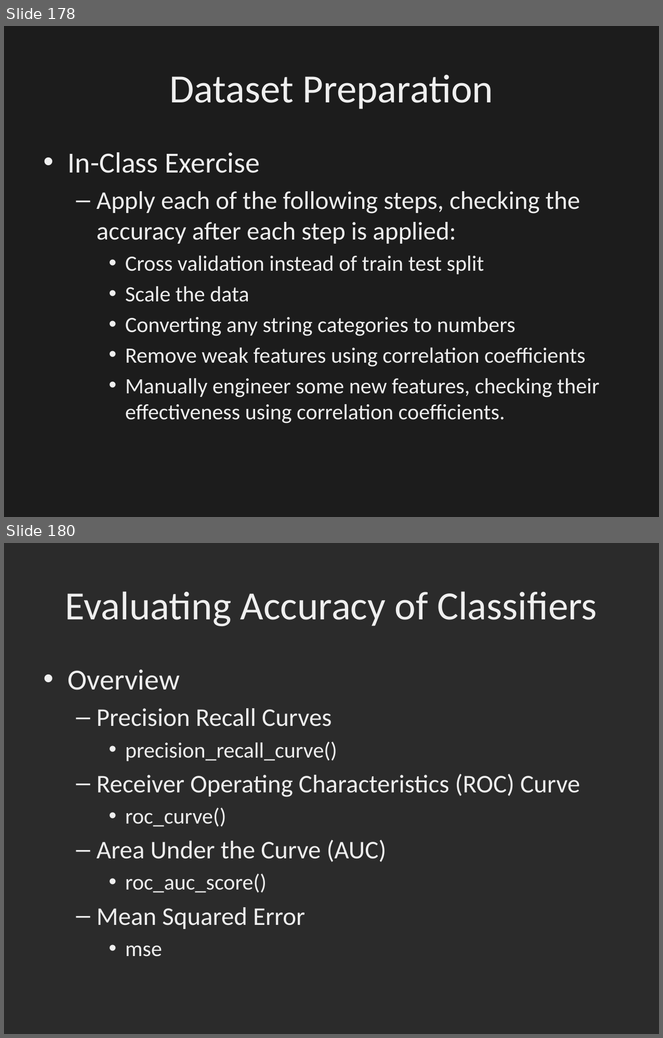
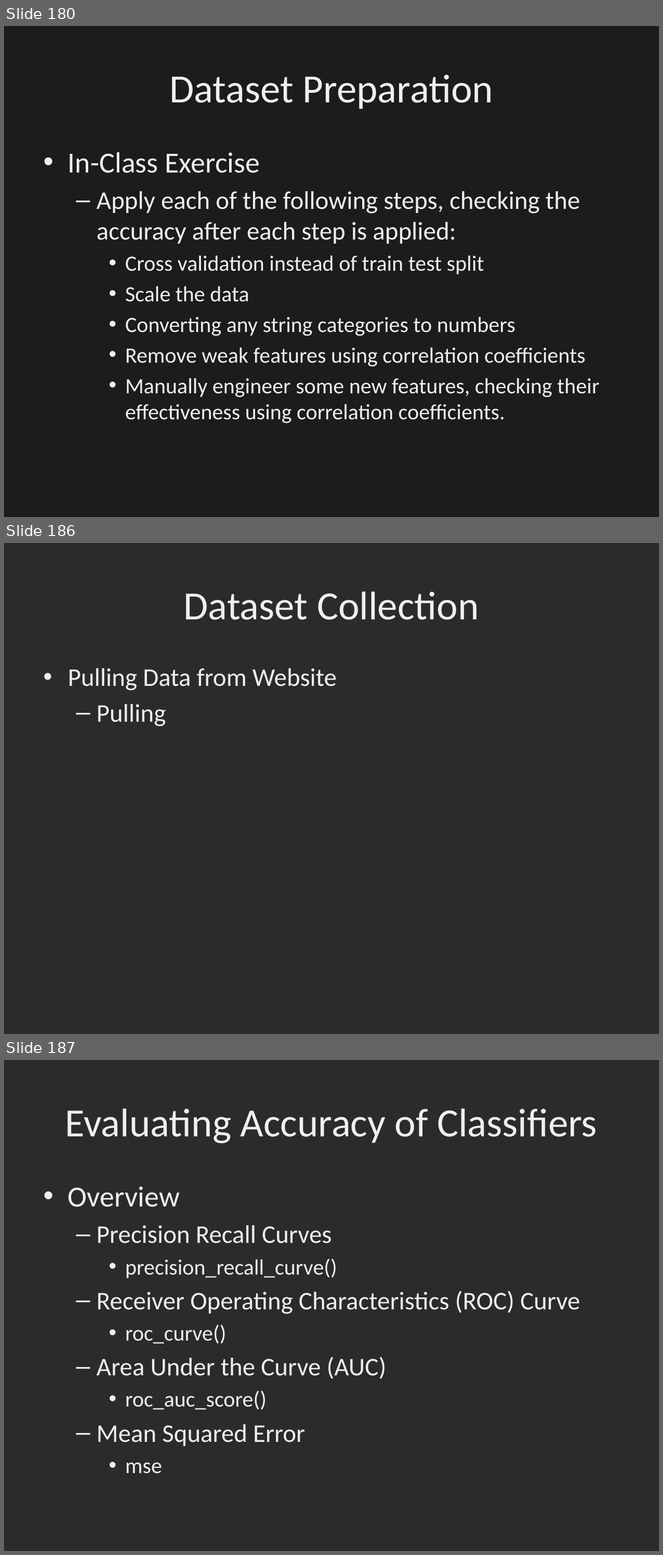
Before and after one commit to dbowmans46/PracticalProgramming, a slide deck: Session 7 - Python/Instructional Material/Session 7 - Python Brief Intro to Machine Learning with Scikit Learn.odp. Shown one above the other, each under a label of ours: slides 178 and 180 before the commit, slides 180, 186 and 187 after it; the slides between them are not shown. The pictures are 663x1038 and 663x1555 pixels, drawn with LibreOffice and Linux fonts; fonts in the diff are those of the drawing; background and template pictures are left out; a plain dark background stands for a picture behind light text. Boxes give left, top, right and bottom in pixels: in the first picture for what was removed or moved away, otherwise in the second. Text is boxed around its words. In the diff, an @@ line names an element or a change of style, - is before the commit and + after.

```diff
--- a/Session 7 - Python/Instructional Material/Session 7 - Python Brief Intro to Machine Learning with Scikit Learn.odp
+++ b/Session 7 - Python/Instructional Material/Session 7 - Python Brief Intro to Machine Learning with Scikit Learn.odp
@@ slide 186 added at [4,543,659,1034], background picture (left out) @@
@@ title added at [184,591,479,620], 44 pt, text #EFEFEF @@
+Dataset Collection
@@ text added at [68,668,337,727], 28 pt, text #EFEFEF @@
+• Pulling Data from Website
+  – Pulling
@@ what was slide 178 is now slide 180 @@
@@ what was slide 180 is now slide 187 @@
```
Also in this commit, not shown: 8 other slides added, 1 slide removed, 1 other file.
